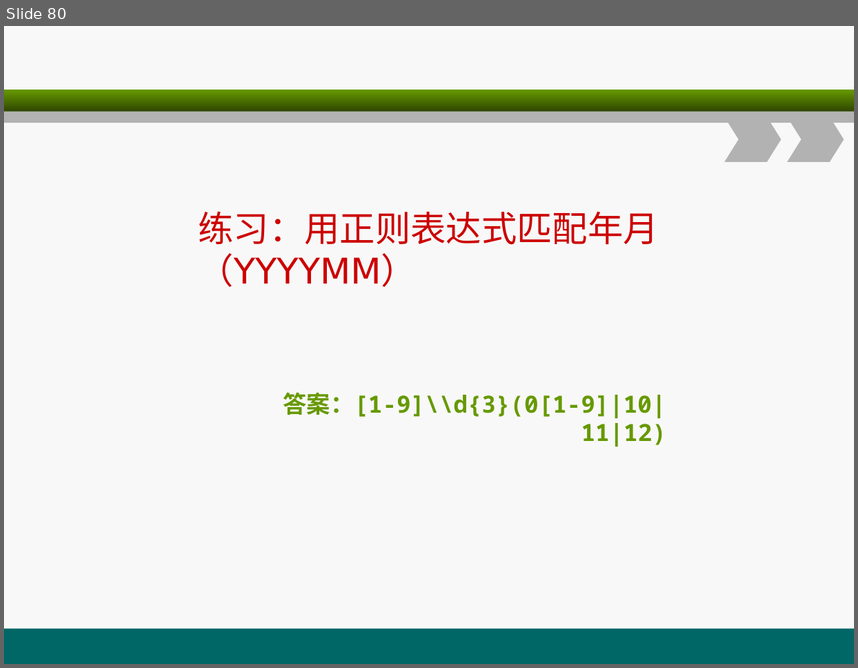
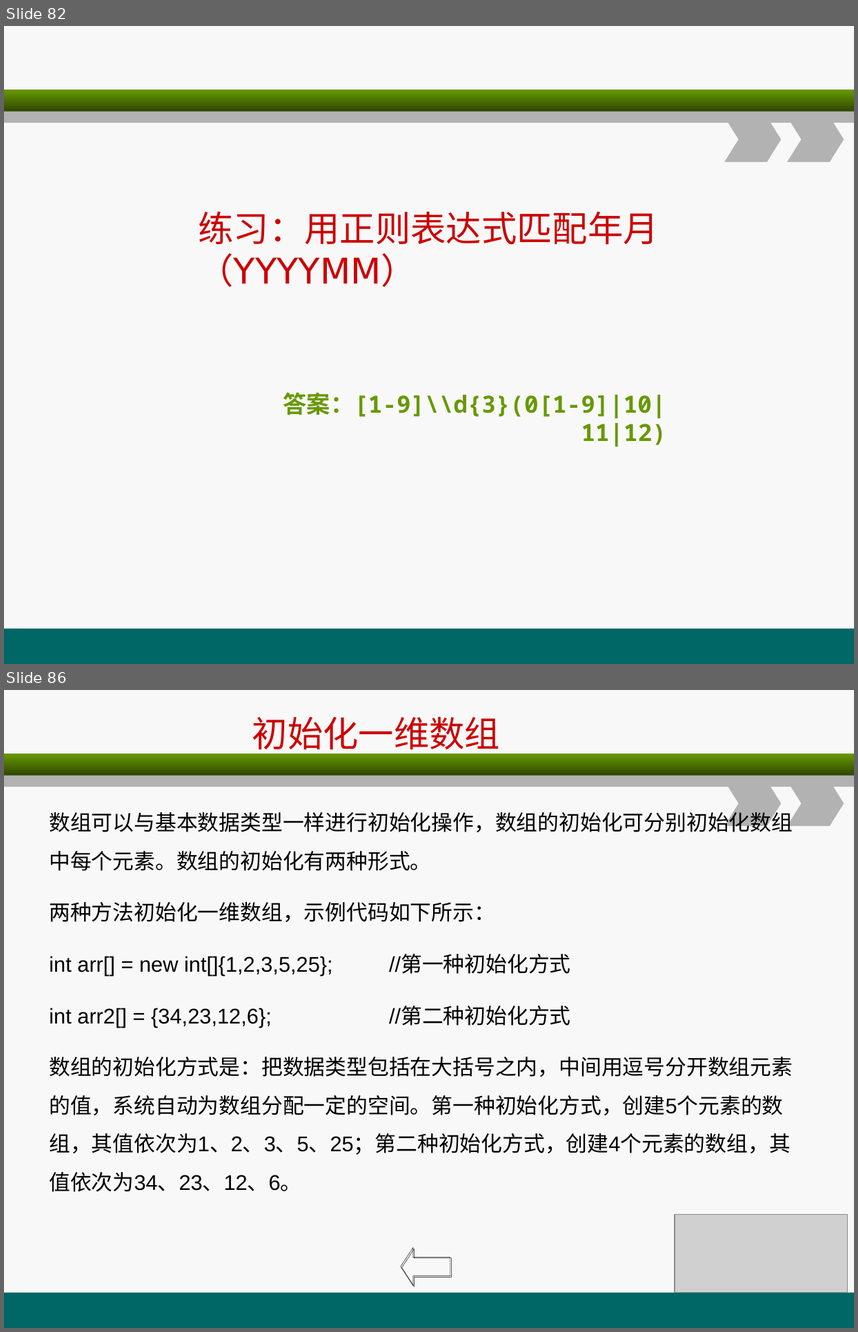
Before and after one commit to christwei/gitDoc, a slide deck: 课件/环宇/java编程基础/A2.ppt. Shown one above the other, each under a label of ours: slide 80 before the commit, slides 82 and 86 after it; the slides between them are not shown. The pictures are 858x668 and 858x1332 pixels, drawn with LibreOffice and Linux fonts; fonts in the diff are those of the drawing; grey boxes stand for pictures. Boxes give left, top, right and bottom in pixels: in the first picture for what was removed or moved away, otherwise in the second. Text is boxed around its words. In the diff, an @@ line names an element or a change of style, - is before the commit and + after.

```diff
--- a/课件/环宇/java编程基础/A2.ppt
+++ b/课件/环宇/java编程基础/A2.ppt
@@ slide 86 added at (x1=4, y1=690, x2=854, y2=1328), background #F8F8F8; not listed: 5 template elements that a slide beside it also shows @@
@@ title added at (x1=252, y1=717, x2=500, y2=756), 30 pt, text #CC0000 @@
+初始化一维数组
@@ text added at (x1=49, y1=809, x2=793, y2=1192), 18 pt, text #000000 @@
+数组可以与基本数据类型一样进行初始化操作，数组的初始化可分别初始化数组中每个元素。数组的初始化有两种形式。
+两种方法初始化一维数组，示例代码如下所示：
+int arr[] = new int[]{1,2,3,5,25}; //第一种初始化方式
+int arr2[] = {34,23,12,6}; //第二种初始化方式
+数组的初始化方式是：把数据类型包括在大括号之内，中间用逗号分开数组元素的值，系统自动为数组分配一定的空间。第一种初始化方式，创建5个元素的数组，其值依次为1、2、3、5、25；第二种初始化方式，创建4个元素的数组，其值依次为34、23、12、6。
@@ picture added at (x1=675, y1=1214, x2=848, y2=1292) @@
@@ left arrow added at (x1=401, y1=1248, x2=450, y2=1285), outline #000000 0.26 pt @@
@@ what was slide 80 is now slide 82 @@
```
Also in this commit, not shown: 3 slides changed, 13 other slides added, 3 other files.
